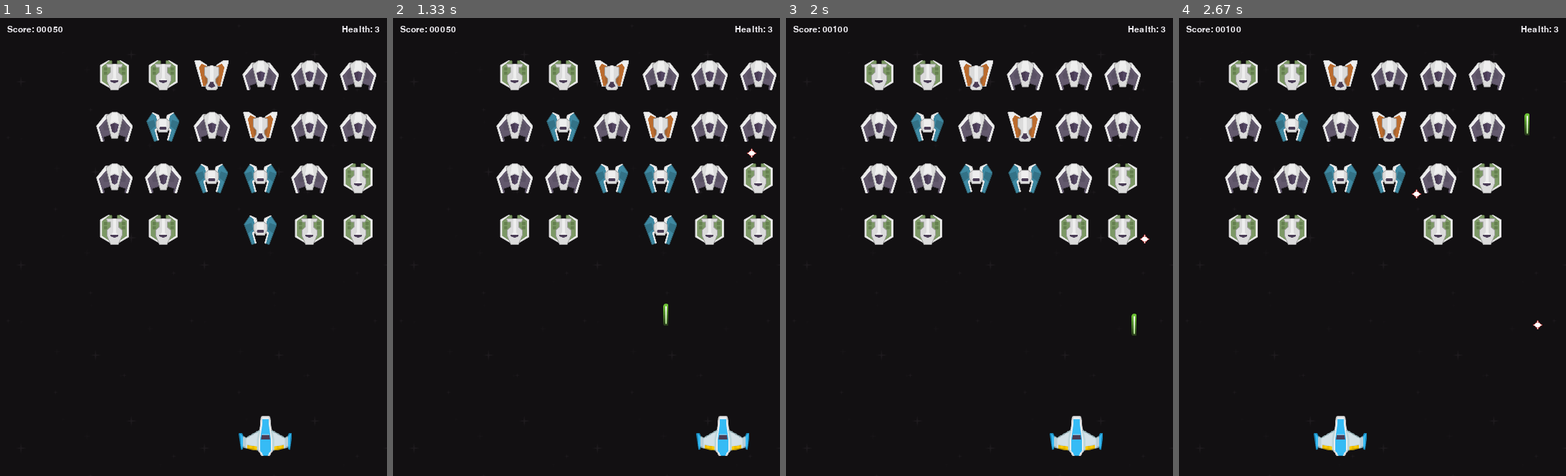
Above: before the commit, frames 1-4 (left to right).
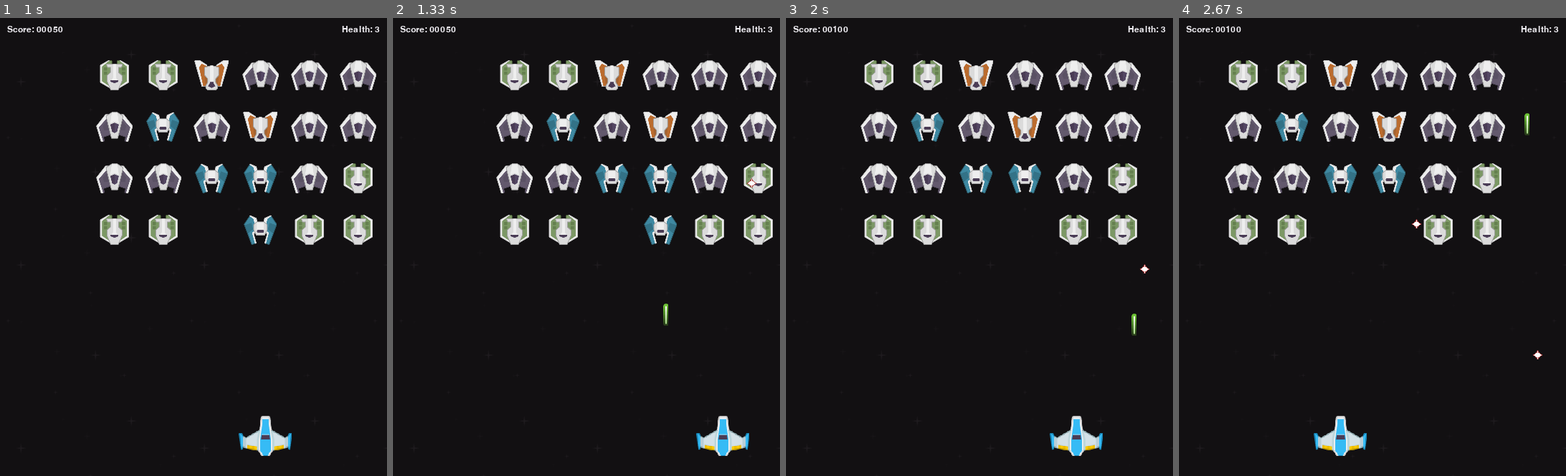
Above: after the commit, the same moments.

Repository: cwrlcarl/pygame-mini-games
Game: pygame game, started from space-invaders/main.py
Same seed, same stepped clock (60 frames per second), same inputs: the game is played once before the commit and once after it.
Inputs:
- Up to frame 1 (1 s): tap Space at 0.33, 0.73 s; hold Right from 0.67 s (still down)
- Up to frame 2 (1.33 s): tap Space at 1.03, 1.23 s; release Right at 1.13 s; hold Right from 1.17 s (still down)
- Up to frame 3 (2 s): tap Space at 1.53, 1.73 s; release Right at 1.63 s; hold Left from 1.67 s (still down)
- Up to frame 4 (2.67 s): tap Space at 2.03, 2.3, 2.6 s; release Left at 2.2 s; hold Left 2.23-2.63 s

Frame 1 is identical in both runs. In frame 2, less than 0.1% of the frame differs, in the area x 91-94%, y 28-38%; in frame 3, less than 0.1%; in frame 4, less than 0.1%, in the area x 60-94%, y 37-75%.

Commit message:
Add game reset feature

Diff:
--- a/space-invaders/main.py
+++ b/space-invaders/main.py
@@ -69,7 +69,7 @@
     screen.blit(health_text, (SCREEN_WIDTH - health_text.get_width() - 10, 10))
 
     if game_state['game_over']:
-        game_over_text = GAME_OVER_FONT.render("Game Over", True, WHITE)
+        game_over_text = GAME_OVER_FONT.render(":(", True, WHITE)
         screen.blit(game_over_text, ((SCREEN_WIDTH - game_over_text.get_width()) // 2,
                                      (SCREEN_HEIGHT - game_over_text.get_height()) // 2))
 
@@ -99,7 +99,6 @@
         for col in range(ENEMY_COLS):
             x = col * (ENEMY_WIDTH + ENEMY_COL_GAP) + start_x
             y = row * (ENEMY_HEIGHT + ENEMY_ROW_GAP) + ENEMY_OFFSET
-
             enemy = Enemy(x=x, y=y)
             game_state['enemies'].append(enemy)
 
@@ -113,7 +112,6 @@
     pygame.display.set_caption("Space Invaders 🚀")
 
     game_state = create_game_state()
-
     clock = pygame.time.Clock()
     running = True
 
@@ -125,11 +123,17 @@
                 running = False
 
             if event.type == pygame.KEYDOWN:
-                if event.key == pygame.K_SPACE:
+                if event.key == pygame.K_SPACE and not game_state['game_over']:
                     if len(game_state['bullets']) < MAX_PLAYER_BULLETS:
                         LASER_SFX.play()
                         bullet = PlayerBullet(x=game_state['player'].rect.centerx, y=game_state['player'].rect.y)
                         game_state['bullets'].append(bullet)
+
+                if event.key == pygame.K_r and game_state['game_over']:
+                    game_state = create_game_state()
+
+                if event.key == pygame.K_ESCAPE and game_state['game_over']:
+                    running = False
 
         if not game_state['game_over']:
             # enemy collision
@@ -164,7 +168,7 @@
             and len(game_state['enemy_bullets']) < MAX_ENEMY_BULLETS \
             and len(game_state['enemies']) > 0:
                 enemy_shooting = random.choice(game_state['enemies'])
-                enemy_bullet = EnemyBullet(x=enemy_shooting.rect.centerx, y=enemy_shooting.rect.y)
+                enemy_bullet = EnemyBullet(x=enemy_shooting.rect.centerx, y=enemy_shooting.rect.bottom)
                 game_state['enemy_bullets'].append(enemy_bullet)
                 game_state['last_enemy_shot'] = time_now
 
